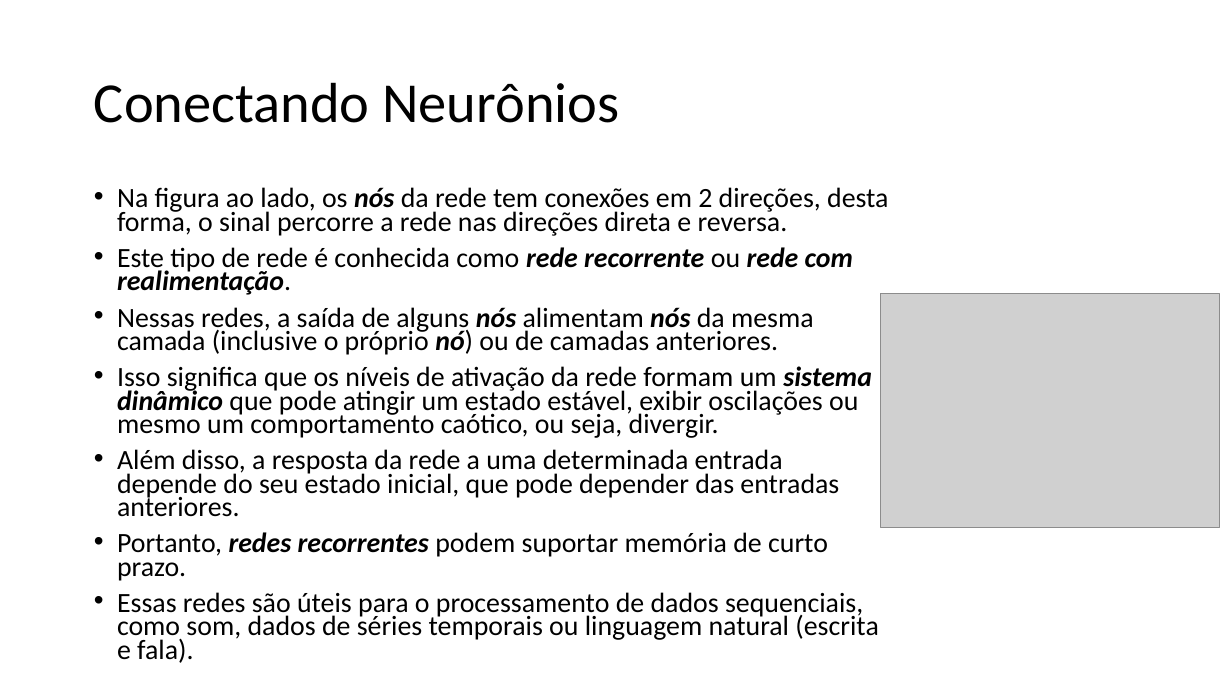
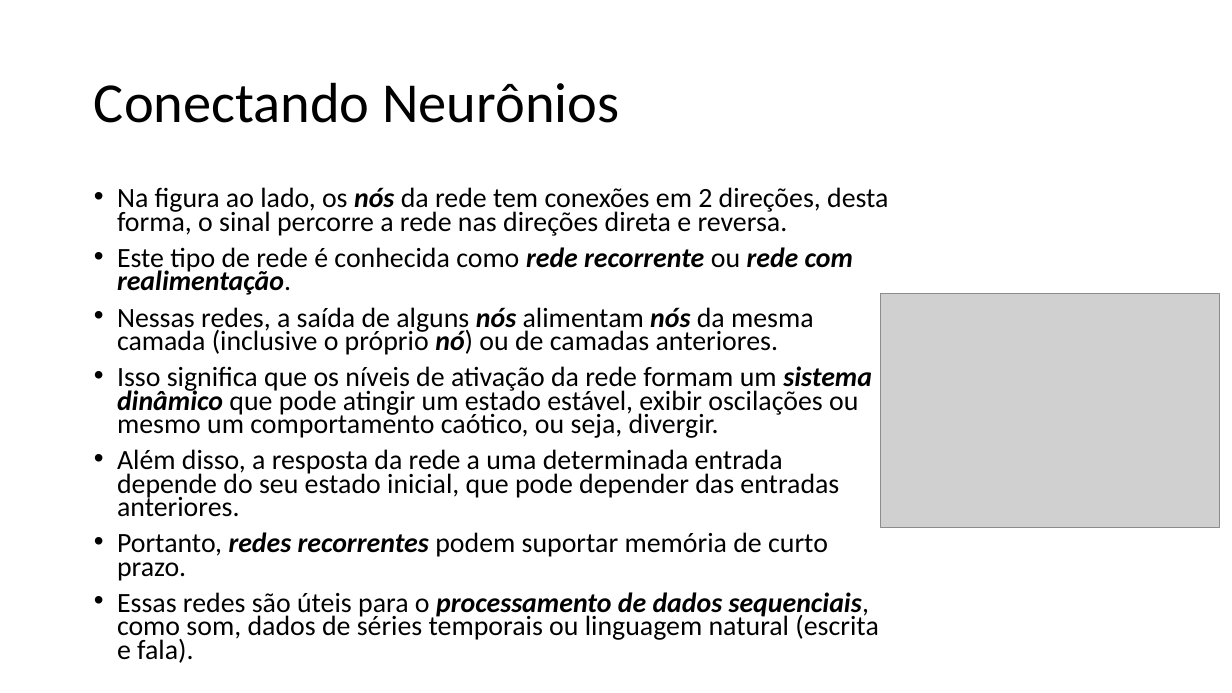
Before and after one commit to zz4fap/t320_aprendizado_de_maquina, a slide deck: slide 17 of slides/T320_Redes_Neurais_Artificiais (Parte II).pptx (slide 15 before the commit). Drawn at 1232x693 pixels with LibreOffice and Linux fonts; fonts in the diff are those of the drawing; grey boxes stand for pictures. Boxes give left, top, right and bottom in pixels: in the first picture for what was removed or moved away, otherwise in the second. Text is boxed around its words. In the diff, an @@ line names an element or a change of style, - is before the commit and + after.

```diff
--- a/slides/T320_Redes_Neurais_Artificiais (Parte II).pptx
+++ b/slides/T320_Redes_Neurais_Artificiais (Parte II).pptx
@@ text at (117,592,878,663): bold on, italic on in "processamento de dados sequenciais," @@
```
Also in this commit, not shown: 7 other slides changed, 4 slides added, 38 slides removed, 14 other files.
